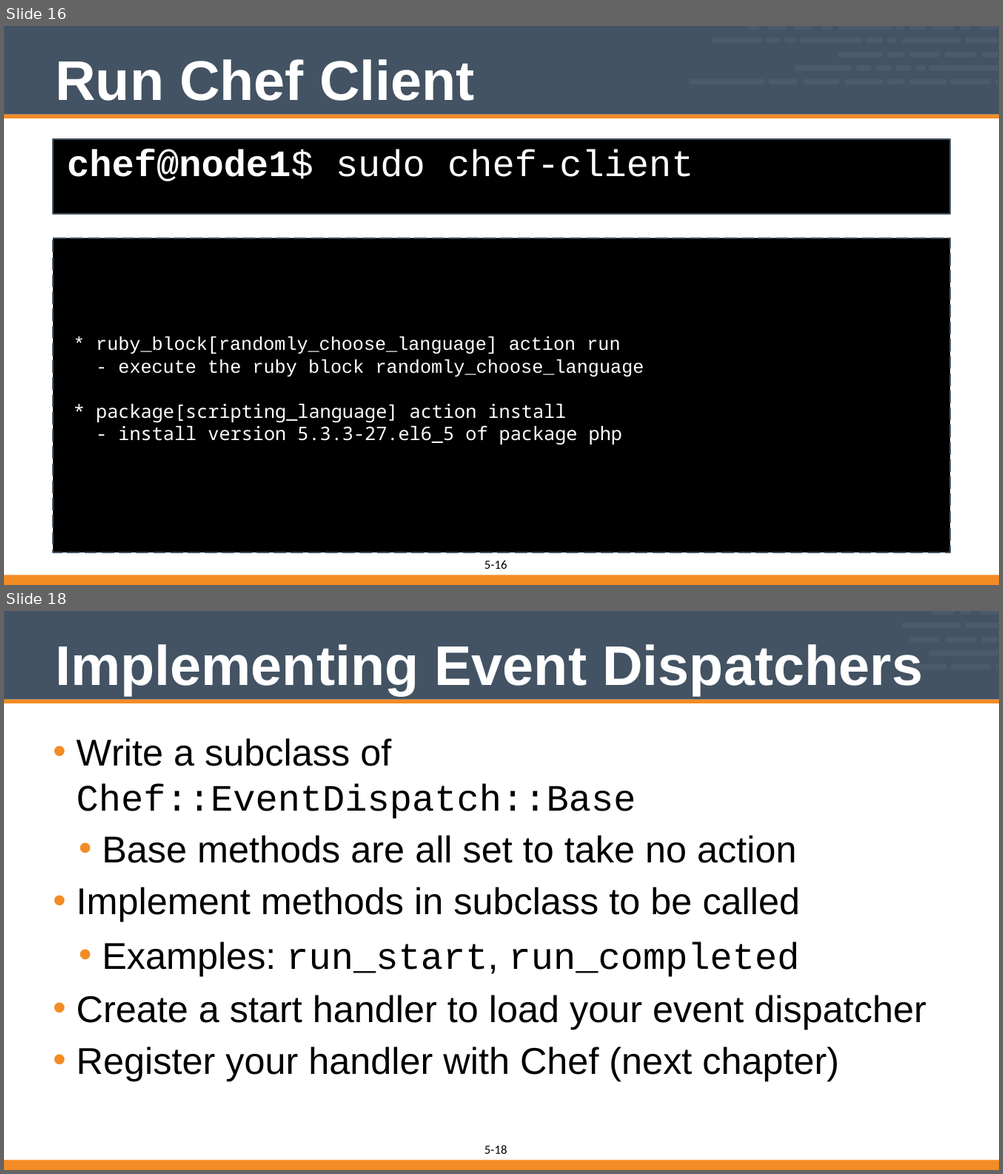
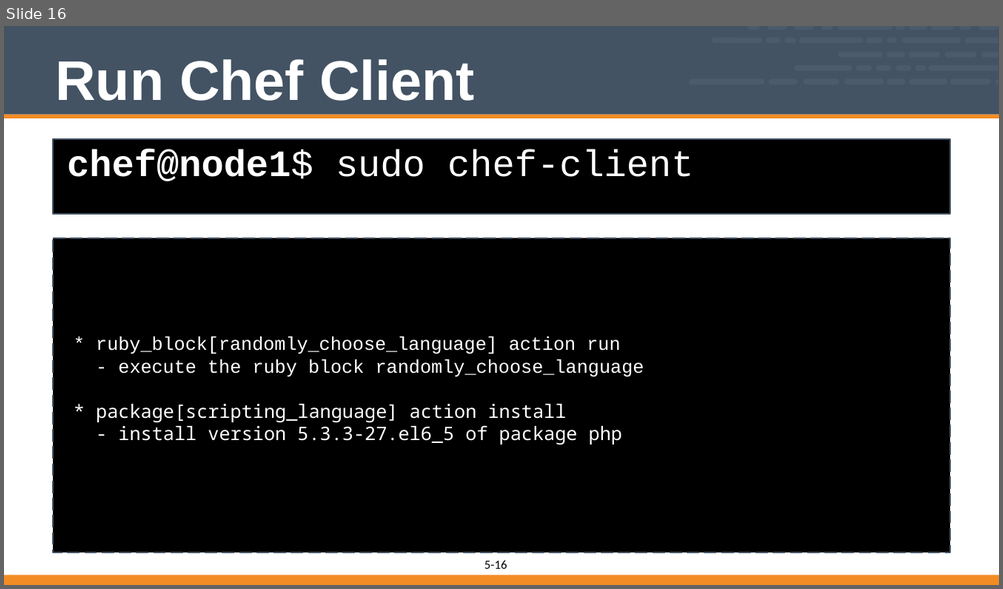
Before and after one commit to vinyar/chef-intermediate, a slide deck: 05-chef_client_run_internals.pptx. Shown one above the other, each under a label of ours: slides 16 and 18 before the commit, slide 16 after it; the slides between them are not shown. The pictures are 1003x1174 and 1003x589 pixels, drawn with LibreOffice and Linux fonts; fonts in the diff are those of the drawing. Boxes give left, top, right and bottom in pixels: in the first picture for what was removed or moved away, otherwise in the second. Text is boxed around its words. In the diff, an @@ line names an element or a change of style, - is before the commit and + after.

Commit message:
Updated chef client run internals (Module 5)
Removed all mention of the event subsystem (because we don't talk about them)
Removed mention of start handlers (because we don't talk about them)
Fixed the formatting of the code
Changed the code to Courier from Courier New (for better resolution on low visibiliby screens)

```diff
--- a/05-chef_client_run_internals.pptx
+++ b/05-chef_client_run_internals.pptx
@@ slide 18 removed at <box>4,611,999,1170</box>, background #FFFFFF; not listed: 2 template elements that a slide beside it also shows @@
@@ freeform shape removed at <box>902,622,961,628</box> @@
@@ freeform shape removed at <box>930,611,953,615</box> @@
@@ freeform shape removed at <box>959,611,971,615</box> @@
@@ freeform shape removed at <box>964,622,997,628</box> @@
@@ freeform shape removed at <box>979,611,997,615</box> @@
@@ title removed at <box>55,644,922,695</box> @@
-Implementing Event Dispatchers
@@ freeform shape removed at <box>908,637,939,642</box> @@
@@ freeform shape removed at <box>928,650,997,655</box> @@
@@ freeform shape removed at <box>945,637,976,642</box> @@
@@ freeform shape removed at <box>981,637,997,642</box> @@
@@ freeform shape removed at <box>908,664,947,669</box> @@
@@ freeform shape removed at <box>949,664,990,669</box> @@
@@ freeform shape removed at <box>995,664,997,669</box> @@
@@ freeform shape removed at <box>4,699,999,703</box> @@
@@ text removed at <box>77,738,925,1082</box> @@
-• Write a subclass of
-Chef::EventDispatch::Base
-  • Base methods are all set to take no action
-• Implement methods in subclass to be called
-  • Examples: run_start, run_completed
-• Create a start handler to load your event dispatcher
-• Register your handler with Chef (next chapter)
@@ freeform shape removed at <box>4,1160,999,1170</box> @@
@@ page number removed at <box>495,1145,507,1154</box> @@
-18
```
Also in this commit, not shown: 7 slides changed, 1 other slide removed.
